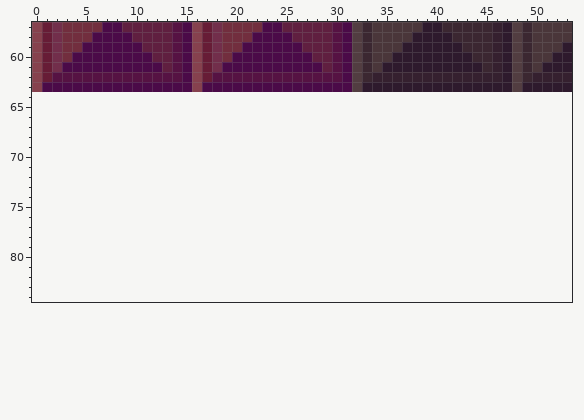
Two versions of one pixel-art file, assets/art/tileset/miscblock.aseprite. The picture above was drawn from the file before the commit.
64x64 pixels, 1 frame. Colours within 5 levels of each other are drawn and written as one. Shown: x 0..53, y 57..84. The old version is drawn lined up with the new one, on the new canvas.
Once edited:
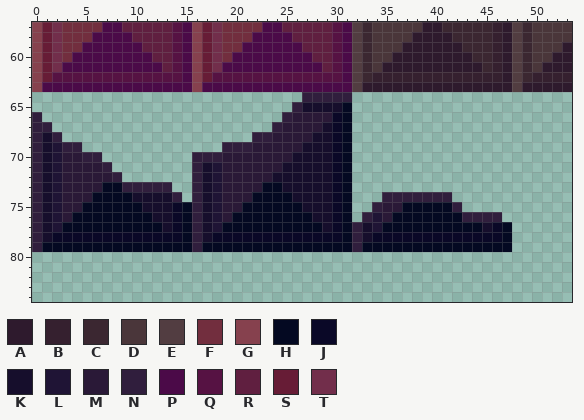
Palette (. is transparent): A #2e1a2d  B #35202f  C #3b2731  D #4a363a  E #523d41  F #722e3e  G #86414e  H #040922  J #0a0827  K #160e2c  L #1f1435  M #2a1937  N #301e3d  P #4b0a48  Q #561243  R #601f40  S #671c36  T #722e4b
Changes in this commit:
canvas 64x64 -> 128x128
Changed rows in their new state; - is an unchanged pixel.
first column x 0:
64 ---------------------------NNNNN----------------
65 --------------------------NKKKKH----------------
66 N------------------------NMMMMJH----------------
67 NN----------------------NMMMMKJH----------------
68 NKN-------------------NNMMMMKKJH----------------
69 NKLNN--------------NNNMMMMMKKKJH----------------
70 NKLMMNN---------NNNMMMMMMMKKKKJH----------------
71 NKLMMMMN--------NKLMMMMMMKKKKKJH----------------
72 NKLMMMMMN-------NKLMMMMMKKKKKKJH----------------
73 NKLMMMMHHNNNNN--NKLMMMMHHKKKKKJH----------------
74 NKLMMMHHHHKKKKN-NKLMMMHHHHKKKKJH---NNNNNNN------
75 NKLMMHHHHHHKKKJHNKLMMHHHHHHKKKJH--NMMHHHHHN-----
76 NKLMHHHHHHHHKKJHNKLMHHHHHHHHKKJH-NLMHHHHHHHNNNN-
77 NKLHHHHHHHHHHKJHNKLHHHHHHHHHHKJHNKLHHHHHHHHHHKJH
78 NKJJJJJJJJJJJJJHNKJJJJJJJJJJJJJHNKJJJJJJJJJJJJJH
79 NHHHHHHHHHHHHHHHNHHHHHHHHHHHHHHHNHHHHHHHHHHHHHHH
Pixel boxes of the changes (left, top, right, bottom) in both pictures:
added: (32, 92, 512, 252)
